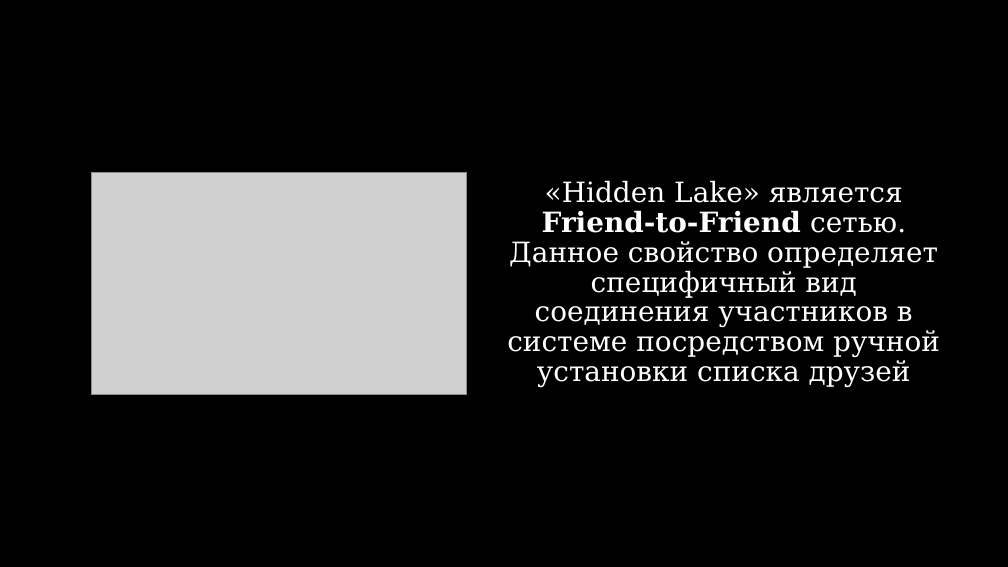
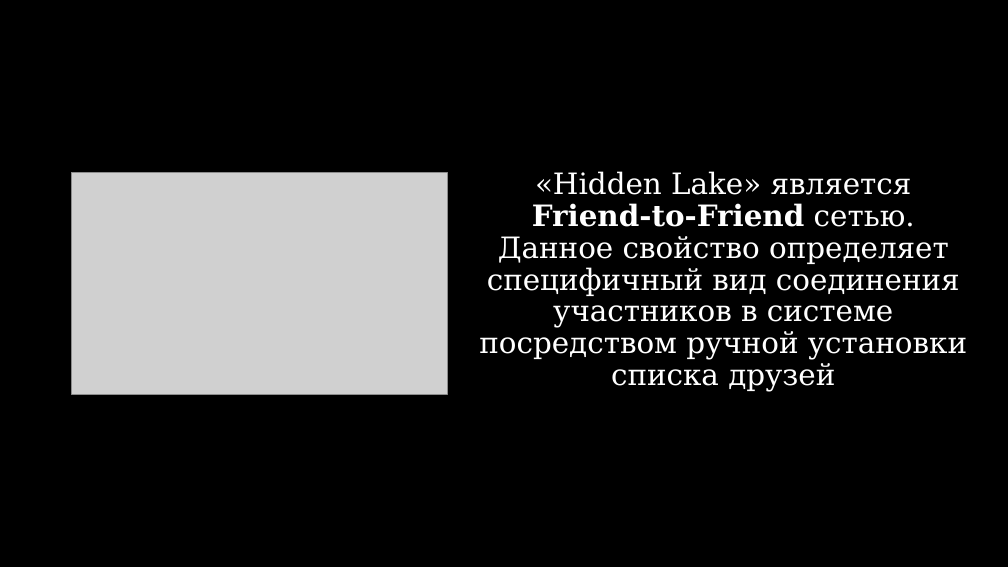
Before and after one commit to number571/go-peer, a slide deck: slide 3 of docs/hidden_lake_anonymous_network_view.pptx. Drawn at 1008x567 pixels with LibreOffice and Linux fonts; fonts in the diff are those of the drawing; grey boxes stand for pictures. Boxes give left, top, right and bottom in pixels: in the first picture for what was removed or moved away, otherwise in the second. Text is boxed around its words. In the diff, an @@ line names an element or a change of style, - is before the commit and + after.

```diff
--- a/docs/hidden_lake_anonymous_network_view.pptx
+++ b/docs/hidden_lake_anonymous_network_view.pptx
@@ picture: place and size @@
-picture at [91,172,467,395]
+picture at [72,172,448,395]
@@ text "«Hidden Lake» является Friend-to-Friend сетью. ...": place and size @@
-text "«Hidden Lake» является Friend-to-Friend сетью. ..." at [507,180,940,387]
+text "«Hidden Lake» является Friend-to-Friend сетью. ..." at [479,171,967,391]
@@ text "«Hidden Lake» является Friend-to-Friend сетью. ..." at [479,171,967,391]: size 26.6 to 28 pt; line spacing 0.89 to 0.9 @@
```
Also in this commit, not shown: 2 other slides changed, 3 other files.
